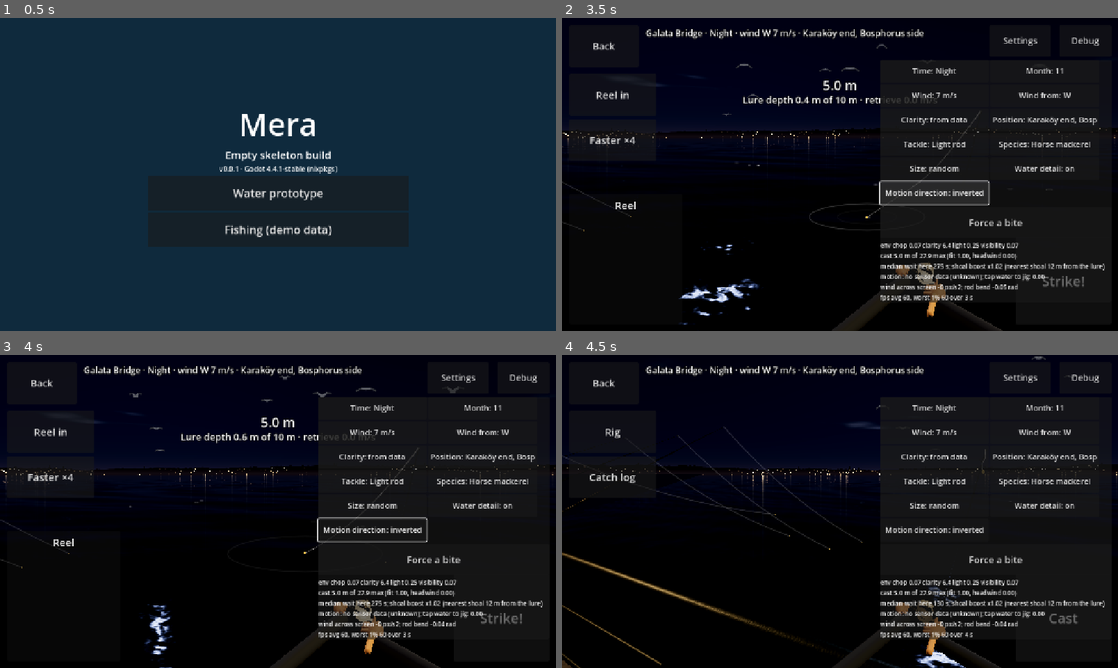
Above: before the commit, frames 1-4 (two rows, left to right).
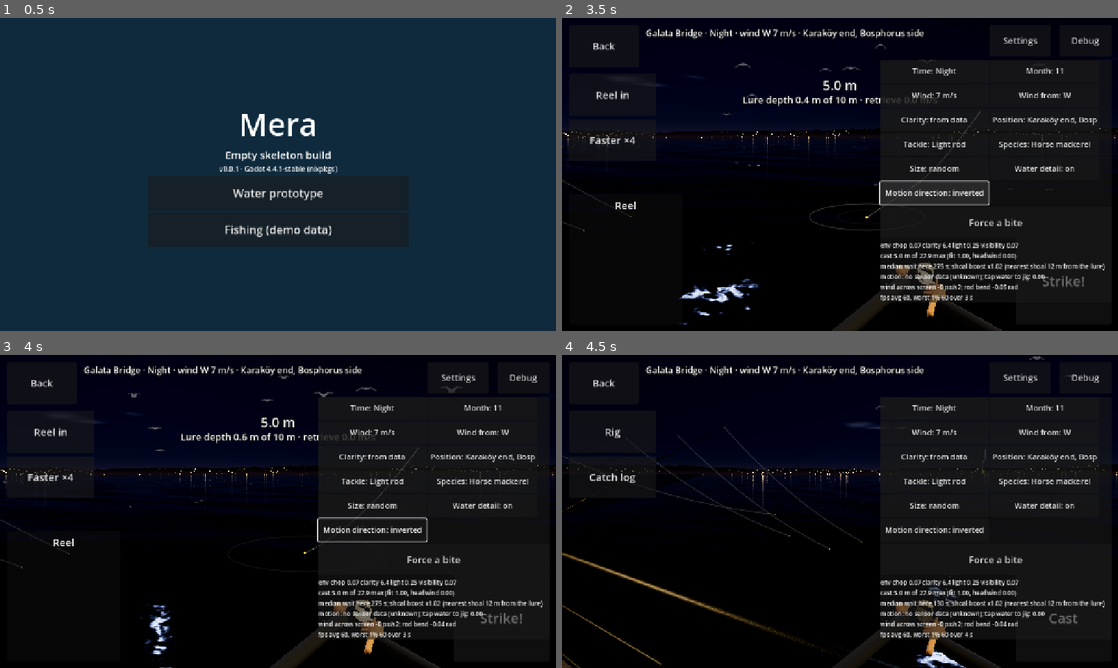
Above: after the commit, the same moments.

Repository: nextlevelcorp/mera
Game: Godot game, scene res://scenes/main.tscn
Two runs of this game, one before a commit and one after it. Both use one fixed random seed, a clock stepped at 60 frames per second and the inputs below.
Inputs:
- Up to frame 1 (0.5 s): no input
- Up to frame 2 (3.5 s): click "Fishing (demo data)" at 0.5 s; click "Cast" at 1.25 s; click "Debug" at 2 s; click "Motion direction: normal" at 2.75 s
- Up to frame 3 (4 s): click "Strike!" at 3.5 s
- Up to frame 4 (4.5 s): click "Reel in" at 4.25 s

Frame 1 is identical in both runs. In frame 2, less than 0.1% of the frame differs, in the area x 0-67%, y 8-59%; in frame 3, less than 0.1%; in frame 4, less than 0.1%.

Commit message:
R2 (part 1): core Db, Profile and Game; fishing starts from a request and returns a result
Co-Authored-By: Claude Fable 5.2 <noreply@anthropic.com>
Claude-Session: https://claude.ai/code/session_01HLtjWApGQCFy1cydAc4iD1

Diff:
--- /dev/null
+++ b/game/core/db.gd
@@ -0,0 +1,49 @@
+class_name Db
+extends RefCounted
+## The game's static data, loaded and validated once (PRD F12) and shared by
+## every screen (architecture.md 3). A static holder instead of an autoload
+## node, so the headless test runner and the game reach it the same way.
+
+const DATA_DIR := "res://data"
+
+static var _database := {}
+static var _constants := {}
+static var errors: Array[String] = []
+
+
+## The validated records by kind (species, spot, rod, ...); empty if loading failed.
+static func database() -> Dictionary:
+	_load()
+	return _database
+
+
+## Simulation constants (data_model.md 5.8).
+static func constants() -> Dictionary:
+	_load()
+	return _constants
+
+
+static func ok() -> bool:
+	_load()
+	return errors.is_empty()
+
+
+## The record of a kind with this id, or an empty dictionary.
+static func record(kind: String, id: String) -> Dictionary:
+	for r: Dictionary in database().get(kind, []):
+		if r["id"] == id:
+			return r
+	return {}
+
+
+static func _load() -> void:
+	if not _constants.is_empty():
+		return
+	errors = []
+	var loaded := DataStore.load_all(DATA_DIR)
+	if loaded["ok"]:
+		_database = loaded["database"]
+	else:
+		for e: Variant in loaded["errors"]:
+			errors.append(str(e))
+	_constants = DataStore.load_constants(errors)
--- /dev/null
+++ b/game/core/game.gd
@@ -0,0 +1,19 @@
+class_name Game
+extends RefCounted
+## The contract between the two views of the game (architecture.md 3): what
+## the world hands to the fishing view and what comes back. Plain
+## dictionaries, so tests can build them. The world mode is not built yet;
+## the title screen starts fishing with a request for the first spot.
+
+enum Mode { TITLE, WORLD, FISHING }
+
+
+## What starts a fishing session. Empty rig or position: the fishing view
+## uses the last ones from the save. conditions empty: from the phone's clock.
+static func fishing_request(spot_id: String = "", position_id: String = "", rig: String = "", conditions: Dictionary = {}) -> Dictionary:
+	return {"spot_id": spot_id, "position_id": position_id, "rig": rig, "conditions": conditions}
+
+
+## What a fishing session reports when the player leaves it.
+static func empty_result() -> Dictionary:
+	return {"catches": [], "lost": [], "casts": 0, "time_s": 0.0, "events": []}
--- /dev/null
+++ b/game/core/profile.gd
@@ -0,0 +1,27 @@
+class_name Profile
+extends RefCounted
+## The player's save: the one place that holds it and writes it
+## (architecture.md 3, data_model.md 12). Local only; nothing leaves the
+## device. A static holder, like Db. With an empty path the save lives in
+## memory only (tests).
+
+static var save := SaveGame.fresh()
+static var status := ""
+static var path := ""
+
+
+## Loads the save at save_path, or starts a fresh one in memory for "".
+static func open(save_path: String) -> void:
+	path = save_path
+	var loaded := SaveFile.load_save(save_path) if save_path != "" else SaveGame.from_data(null)
+	save = loaded["save"]
+	status = loaded["status"]
+
+
+static func persistent() -> bool:
+	return path != ""
+
+
+static func flush() -> void:
+	if persistent():
+		SaveFile.store(save, path)
--- a/game/locale/translations.csv
+++ b/game/locale/translations.csv
@@ -158,3 +158,4 @@
 LAND_WAIT,Kicking: wait!,Çırpınıyor: bekle!,Colea: ¡espera!
 WHY_OUT_JUMP,The fish jumped and threw the hook while the rod was pulled hard (hook hold %.0f%%). Ease the rod when it  …(269 unchanged characters)…
 FISH_SHOAL_HINT,Gulls mark a feeding shoal: cast near them,Martılar beslenen sürüyü gösterir: yakınına at,Las gaviotas marcan un banco: lanza cerca
+TRIP_SUMMARY,"Last trip: %d casts, %d fish landed","Son sefer: %d atış, %d balık karaya alındı","Última salida: %d lances, %d peces en tierra"
--- a/game/scenes/fishing/fishing_hud.gd
+++ b/game/scenes/fishing/fishing_hud.gd
@@ -67,7 +67,7 @@
 
 
 func _build_hud() -> void:
-	var back := _button(tr("PROTO_BACK"), 22, func() -> void: get_tree().change_scene_to_file.call_deferred(FishingScreen.MAIN_SCENE))
+	var back := _button(tr("PROTO_BACK"), 22, func() -> void: scr.leave())
 	back.custom_minimum_size = Vector2(160, TOUCH_MIN)
 	back.position = Vector2(16, 16)
 	add_child(back)
--- a/game/scenes/fishing/fishing_screen.gd
+++ b/game/scenes/fishing/fishing_screen.gd
@@ -14,7 +14,6 @@
 ##           (up = more drag) and Pull (rod against the fish's run)
 
 const MAIN_SCENE := "res://scenes/main.tscn"
-const DATA_DIR := "res://data"
 const DEBUG_MENU := "res://debug/debug_menu.gd"
 const NEAR_DRAW_M := 4.6  ## drawing depth of the angler's feet; the camera cannot see nearer
 ## The fish body is drawn this many times its size: at true scale a 20 cm fish
@@ -27,6 +26,13 @@
 
 const LIFT_RISE_S := 0.8   ## landed fish: time to swing it up out of the water
 const LIFT_HOLD_S := 1.8   ## then it hangs and kicks before the result shows
+
+## Emitted by leave() with the FishingResult.
+signal finished(result: Dictionary)
+
+## The FishingRequest (Game.fishing_request) this session was started with; set before setup().
+var request := {}
+var _trip := Game.empty_result()
 
 var phase: int = Phase.READY
 var conditions := {"slot": "evening", "month": 10, "wind_dir": "SW", "wind_ms": 3}
@@ -137,23 +143,27 @@
 ## Everything except the portrait guard, so tests can run it without a viewport.
 ## save_path empty: do not read or write a save (tests).
 func setup(save_path: String = SaveFile.DEFAULT_PATH) -> void:
-	var loaded := DataStore.load_all(DATA_DIR)
-	if not loaded["ok"]:
-		push_error("Game data failed to load: %s" % str(loaded["errors"]))
-		return
-	_db = loaded["database"]
-	var errors: Array[String] = []
-	_k = DataStore.load_constants(errors)
-	save_enabled = save_path != ""
-	var loaded_save := SaveFile.load_save(save_path) if save_enabled else SaveGame.from_data(null)
-	save = loaded_save["save"]
-	save_status = loaded_save["status"]
-	if save_enabled:
+	if not Db.ok():
+		push_error("Game data failed to load: %s" % str(Db.errors))
+		return
+	_db = Db.database()
+	_k = Db.constants()
+	Profile.open(save_path)
+	save = Profile.save
+	save_status = Profile.status
+	save_enabled = Profile.persistent()
+	if not (request.get("conditions", {}) as Dictionary).is_empty():
+		conditions = request["conditions"]
+	elif save_enabled:
 		# Real place, real time: the slot, month and wind come from the phone's clock.
 		conditions = SessionConditions.from_clock(Time.get_datetime_dict_from_system())
-	if save["last_rig"] in FightSetup.TACKLES:
+	if String(request.get("rig", "")) in FightSetup.TACKLES:
+		rig = request["rig"]
+	elif save["last_rig"] in FightSetup.TACKLES:
 		rig = save["last_rig"]
-	if _position_index(save["last_position"]) >= 0:
+	if _position_index(String(request.get("position_id", ""))) >= 0:
+		position_id = request["position_id"]
+	elif _position_index(save["last_position"]) >= 0:
 		position_id = save["last_position"]
 	else:
 		position_id = _db["spot"][0]["positions"][0]["id"]
@@ -296,6 +306,7 @@
 ## error of CatchModel.cast is added on top.
 func cast_with_power(power: float, aim: float = 0.0) -> void:
 	_snd("cast_swish", -3.0)
+	_trip["casts"] = int(_trip["casts"]) + 1
 	_cast_motion.release(power)
 	_rod.kick(-6.0)
 	_cast = CatchModel.cast(_k, _ctx["rod"], _ctx["lure"], _ctx["angler"], _ctx["position"], conditions, power)
@@ -466,6 +477,11 @@
 	var outcome: String = _hud["outcome"]
 	var sp: Dictionary = _fight_ctx["species"]
 	_result = {"outcome": outcome, "species_id": sp["id"], "length_cm": float(_fight_ctx["play"]["fish_length_cm"]), "weight_kg": _controller.sim.weight_kg}
+	(_trip["events"] as Array).append({"type": outcome, "species_id": sp["id"]})
+	if outcome == FightSim.OUTCOME_LANDED:
+		(_trip["catches"] as Array).append({"species_id": sp["id"], "length_cm": _result["length_cm"], "weight_kg": _result["weight_kg"], "kept": true})
+	elif outcome in [FightSim.OUTCOME_LINE_BREAK, FightSim.OUTCOME_LEADER_CUT]:
+		(_trip["lost"] as Array).append({"item_id": _fight_ctx["lure"]["id"], "reason": outcome})
 	if outcome == FightSim.OUTCOME_LANDED:
 		_result.merge(SaveGame.record_catch(save, sp["id"], _result["length_cm"], _result["weight_kg"], Time.get_date_string_from_system()))
 		_store()
@@ -801,6 +817,7 @@
 
 func _process(delta: float) -> void:
 	_time += delta
+	_trip["time_s"] = float(_trip["time_s"]) + delta
 	_stats.add(delta)
 	_update_motion(delta)
 	match phase:
@@ -989,8 +1006,21 @@
 
 
 func _store() -> void:
-	if save_enabled:
-		SaveFile.store(save)
+	Profile.flush()
+
+
+## Leaves the fishing view: whoever opened it gets the result; opened on its
+## own (tests, the old entry), it goes back to the title scene.
+func leave() -> void:
+	if finished.get_connections().is_empty():
+		get_tree().change_scene_to_file.call_deferred(MAIN_SCENE)
+	else:
+		finished.emit(result())
+
+
+## The session so far as a FishingResult (Game.empty_result).
+func result() -> Dictionary:
+	return _trip.duplicate(true)
 
 
 func _toast(text: String, seconds: float) -> void:
--- a/game/scenes/main.gd
+++ b/game/scenes/main.gd
@@ -22,4 +22,18 @@
 	_prototype.text = tr("PROTO_OPEN")
 	_prototype.pressed.connect(func() -> void: get_tree().change_scene_to_file.call_deferred(WATER_PROTOTYPE))
 	_fishing.text = tr("FISH_OPEN")
-	_fishing.pressed.connect(func() -> void: get_tree().change_scene_to_file.call_deferred(FISHING_SCREEN))
+	_fishing.pressed.connect(_open_fishing)
+
+
+## Fishing mode opens over the title and hands its result back (architecture.md 3).
+func _open_fishing() -> void:
+	var screen: FishingScreen = (load(FISHING_SCREEN) as PackedScene).instantiate()
+	screen.request = Game.fishing_request()
+	screen.finished.connect(func(result: Dictionary) -> void:
+		screen.queue_free()
+		$Column.visible = true
+		$Background.visible = true
+		_note.text = tr("TRIP_SUMMARY") % [int(result["casts"]), (result["catches"] as Array).size()])
+	$Column.visible = false
+	$Background.visible = false   # a canvas item would cover the 3D scene
+	add_child(screen)
--- /dev/null
+++ b/game/tests/test_core.gd
@@ -0,0 +1,73 @@
+extends "res://tests/test_base.gd"
+## Core: shared data, the profile, and the request and result of a fishing session.
+
+
+func test_db_loads_once_and_finds_records() -> void:
+	assert_true(Db.ok(), "the game data loads: %s" % str(Db.errors))
+	assert_true(Db.database() == Db.database(), "the same database every time")
+	var spot: Dictionary = Db.database()["spot"][0]
+	assert_eq(Db.record("spot", spot["id"])["id"], spot["id"], "a record is found by kind and id")
+	assert_true(Db.record("spot", "no_such_spot").is_empty(), "an unknown id gives an empty record")
+	assert_true(Db.constants().has("FIGHT_CAP_S"), "constants are loaded")
+
+
+func test_profile_in_memory_does_not_touch_the_disk() -> void:
+	Profile.open("")
+	assert_true(not Profile.persistent(), "an empty path keeps the save in memory")
+	assert_eq(int(Profile.save["version"]), SaveGame.VERSION, "a fresh save")
+	Profile.flush()
+	assert_true(not FileAccess.file_exists("user://.tmp"), "nothing written")
+
+
+func test_a_request_sets_the_rig_position_and_conditions() -> void:
+	var positions: Array = Db.database()["spot"][0]["positions"]
+	var screen: FishingScreen = load("res://scenes/fishing/fishing_screen.tscn").instantiate()
+	screen.request = Game.fishing_request("", positions[1]["id"], "spin", {"slot": "dawn", "month": 5, "wind_dir": "NE", "wind_ms": 6})
+	screen.setup("")
+	assert_eq(screen.rig, "spin", "rig from the request")
+	assert_eq(screen.position_id, positions[1]["id"], "position from the request")
+	assert_eq(screen.conditions["slot"], "dawn", "conditions from the request")
+	screen.free()
+	var plain: FishingScreen = load("res://scenes/fishing/fishing_screen.tscn").instantiate()
+	plain.request = Game.fishing_request("", "nowhere", "harpoon")
+	plain.setup("")
+	assert_eq(plain.rig, "lrf", "an unknown rig falls back to the saved one")
+	assert_eq(plain.position_id, positions[0]["id"], "an unknown position falls back")
+	plain.free()
+
+
+func test_a_session_reports_what_happened() -> void:
+	var screen: FishingScreen = load("res://scenes/fishing/fishing_screen.tscn").instantiate()
+	screen.setup("")
+	assert_eq(screen.result(), Game.empty_result(), "nothing yet")
+	var species_id: String = Db.database()["spot"][0]["species"][0]["species_id"]
+	var landed := 0
+	for attempt in 12:
+		screen.cast_with_power(0.8)
+		screen._land_lure()
+		screen._start_fight({"species_id": species_id, "u": 0.2, "timing_quality": 0.9, "hook": 0.9, "distance_m": 12.0})
+		for i in 4000:
+			if screen.phase != FishingScreen.Phase.FIGHT:
+				break
+			var kicking: bool = screen._hud["in_landing"] and screen._hud["kicking"]
+			screen.set_fight_input(not kicking, 0.0, false, 0.4)
+			screen._step_fight(1.0 / 30.0)
+		if screen._result["outcome"] == FightSim.OUTCOME_LANDED:
+			landed += 1
+		screen._hud = {}
+		screen._set_phase(FishingScreen.Phase.READY)
+	var r := screen.result()
+	assert_eq(int(r["casts"]), 12, "every cast is counted")
+	assert_eq((r["events"] as Array).size(), 12, "every fight leaves an event")
+	assert_eq((r["catches"] as Array).size(), landed, "landed fish are in the catches (%d)" % landed)
+	assert_true(landed > 0, "the small fish on matched tackle is landed at least once")
+	var c: Dictionary = r["catches"][0]
+	assert_eq(c["species_id"], species_id, "with its species")
+	assert_true(float(c["length_cm"]) > 0.0 and float(c["weight_kg"]) > 0.0, "length and weight")
+	r["casts"] = 99
+	assert_eq(int(screen.result()["casts"]), 12, "the result is a copy")
+	var got := []
+	screen.finished.connect(func(res: Dictionary) -> void: got.append(res))
+	screen.leave()
+	assert_eq(got.size(), 1, "leaving hands the result to whoever opened the session")
+	screen.free()
Not shown, added: game/core/db.gd.uid
Not shown, added: game/core/game.gd.uid
Not shown, added: game/core/profile.gd.uid
Not shown, added: game/tests/test_core.gd.uid
Not shown, changed: CLAUDE.md
Not shown, changed: docs/architecture.md
Not shown, changed: docs/changelog.md
Not shown, changed: docs/project_status.md
